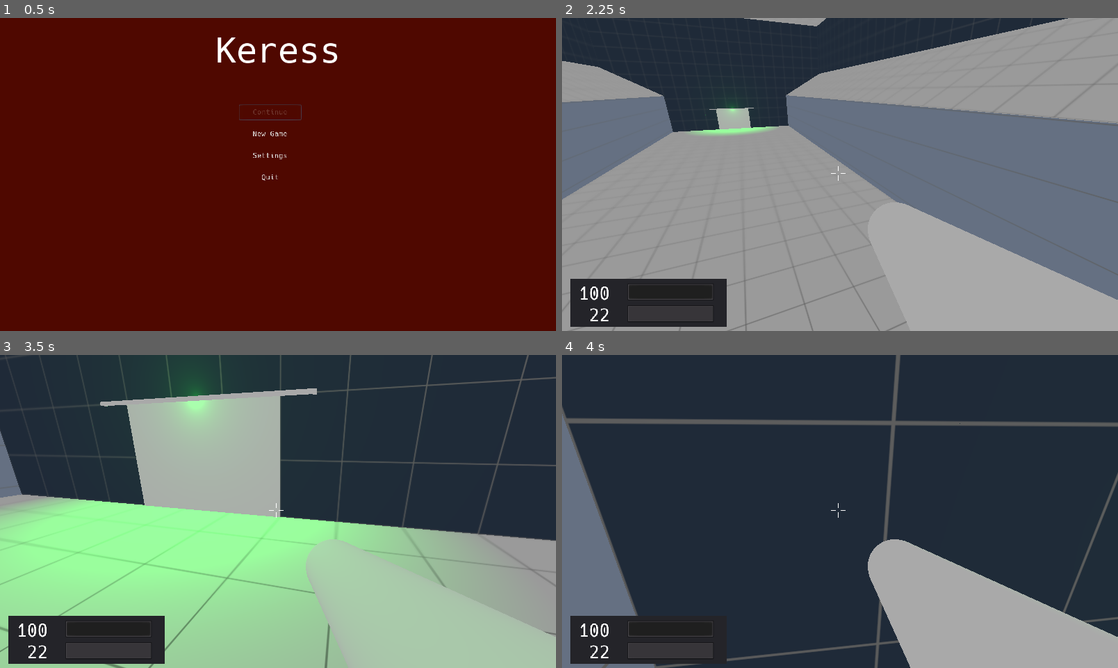
Above: before the commit, frames 1-4 (two rows, left to right).
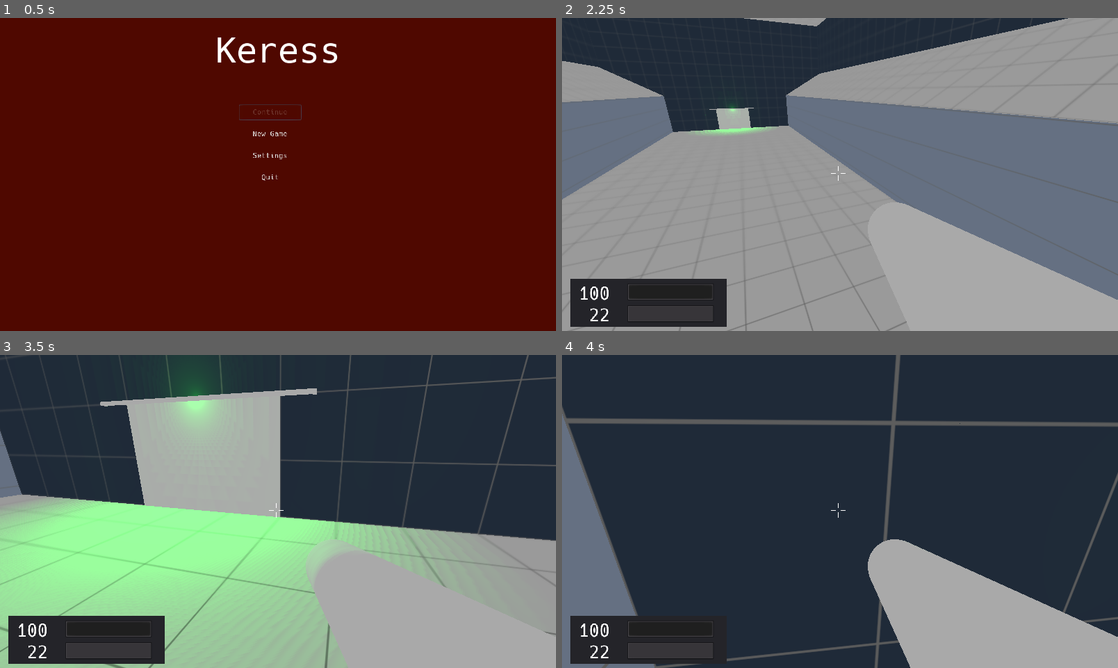
Above: after the commit, the same moments.

Repository: duckinator/keress
Game: Godot game, scene res://menus/MainMenu.tscn
The game is run twice, just before and just after one commit, with the same random seed, the same clock (stepped at 60 frames per second) and the same inputs.
Inputs (mouse positions are in pixels of both pictures, inside the frame that each line leads up to):
- Up to frame 1 (0.5 s): no input
- Up to frame 2 (2.25 s): click "New Game" at 0.5 s; tap Enter at 1.25 s; move the mouse to (834, 180) at 1.27 s; press the mouse at (834, 180) at 1.28 s; hold W (movement_forward) from 1.28 s (still down); tap Space (movement_jump) at 1.52 s; move the mouse to (878, 177) at 2.02 s; release the mouse at (878, 177) at 2.03 s; right-click (878, 177) at 2.1 s
- Up to frame 3 (3.5 s): keep holding W (movement_forward); tap Space (movement_jump) at 2.27 s; move the mouse to (233, 508) at 2.77 s; tap Tab (quick_switch_item) at 2.85 s
- Up to frame 4 (4 s): move the mouse to (845, 511) at 3.52 s; release W (movement_forward) at 3.53 s; hold A (movement_left) from 3.53 s (still down); tap 1 at 3.6 s; tap Space (movement_jump) at 3.77 s

Frame 1 is identical in both runs. In frame 2, less than 0.1% of the frame differs, in the area x 23-38%, y 34-38%; in frame 3, 9.8%, in the area x 0-100%, y 16-100%; in frame 4, less than 0.1%.

Commit message:
Fix lighting weirdness

Diff:
--- a/src/environment/door/Door.tscn
+++ b/src/environment/door/Door.tscn
@@ -133,10 +133,12 @@
 visible = false
 light_color = Color( 0.811765, 0, 0, 1 )
 light_energy = 10.0
+shadow_enabled = true
 omni_range = 20.0
 
 [node name="Green" type="OmniLight" parent="Lights"]
 visible = false
 light_color = Color( 0, 0.576471, 0.0784314, 1 )
 light_energy = 10.0
+shadow_enabled = true
 omni_range = 20.0
